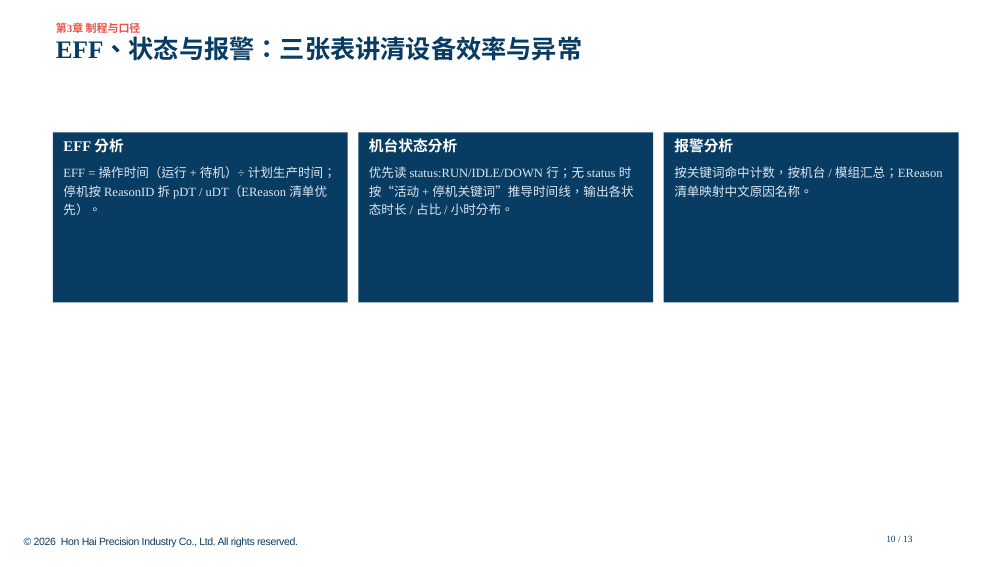
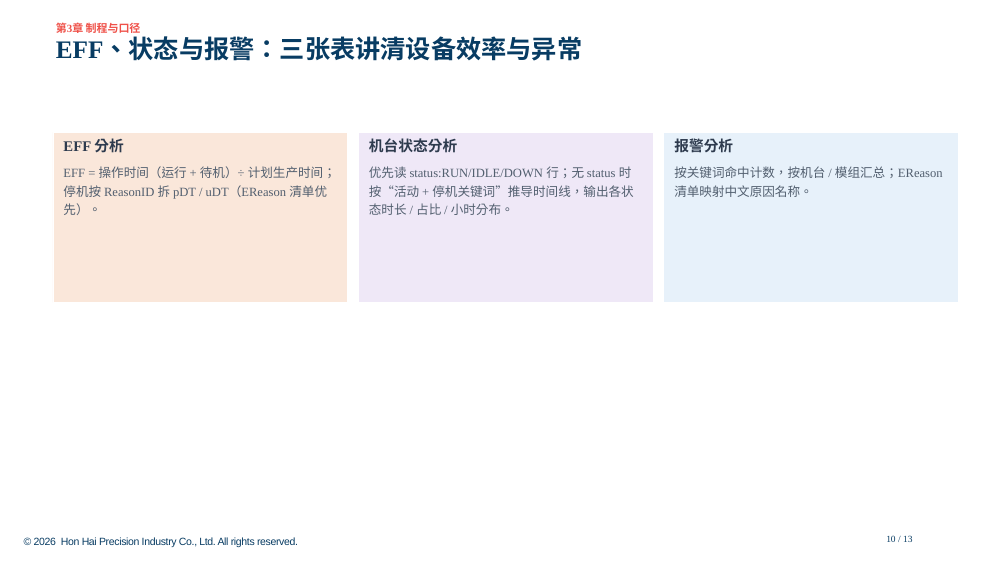
Before and after one commit to Longtianhong88888/MC_LogAnalysis, a slide deck: slide 10 of docs/usage_deck/final/机台log分析使用说明.pptx. Drawn at 1008x567 pixels with LibreOffice and Linux fonts; fonts in the diff are those of the drawing; background and template pictures are left out. Boxes give left, top, right and bottom in pixels: in the first picture for what was removed or moved away, otherwise in the second. Text is boxed around its words. In the diff, an @@ line names an element or a change of style, - is before the commit and + after.

```diff
--- a/docs/usage_deck/final/机台log分析使用说明.pptx
+++ b/docs/usage_deck/final/机台log分析使用说明.pptx
@@ rectangle "EFF 分析" at (x1=53, y1=132, x2=348, y2=302): text colour #FFFFFF to #2E3B4E in "EFF 分析"; text colour #DDE6EF to #525F6F; fill #083C63 to #FAE7DA; outline none to #FFFFFF 0.75 pt @@
@@ rectangle "机台状态分析" at (x1=358, y1=132, x2=653, y2=302): text colour #FFFFFF to #2E3B4E in "机台状态分析"; text colour #DDE6EF to #525F6F; fill #083C63 to #EFE8F7; outline none to #FFFFFF 0.75 pt @@
@@ rectangle "报警分析" at (x1=664, y1=132, x2=959, y2=302): text colour #FFFFFF to #2E3B4E in "报警分析"; text colour #DDE6EF to #525F6F; fill #083C63 to #E7F1FA; outline none to #FFFFFF 0.75 pt @@
```
Also in this commit, not shown: 3 other slides changed, 13 other files.
